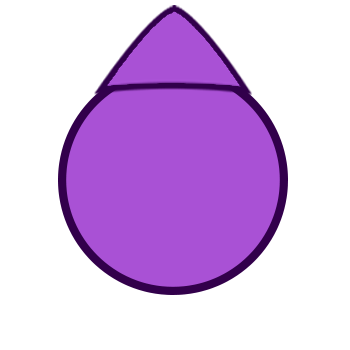
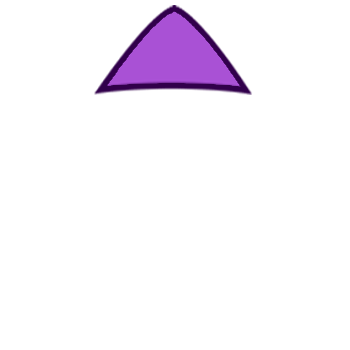
Layers edited between the first and the second w=350, h=350 image:
hid "Layer 1" over [58, 87, 288, 295]
